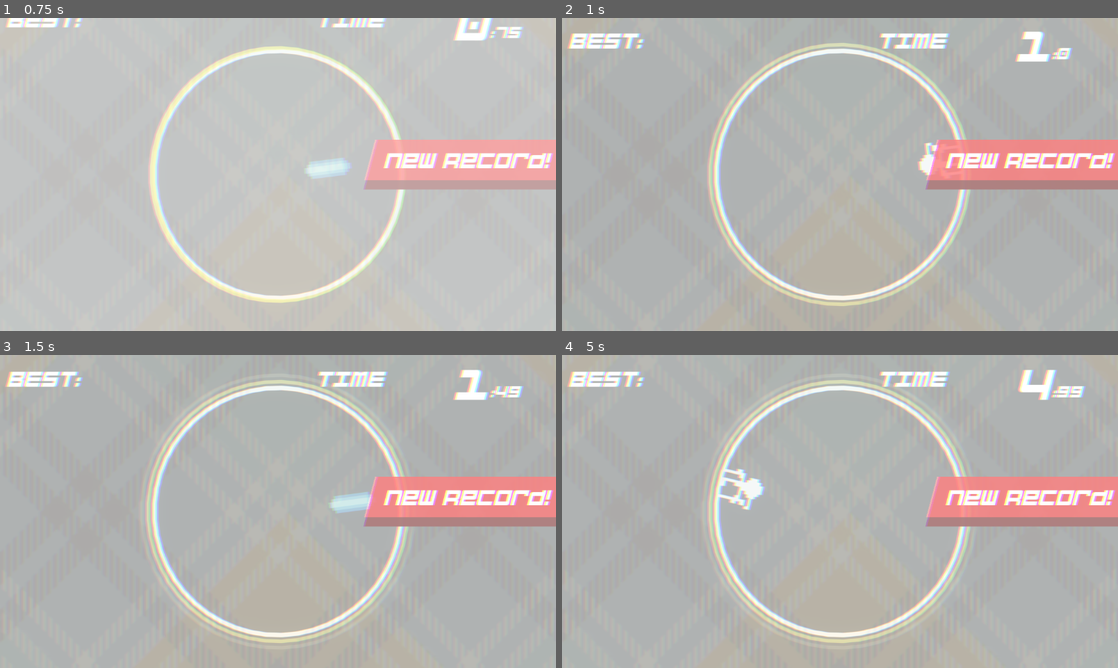
Above: before the commit, frames 1-4 (two rows, left to right).
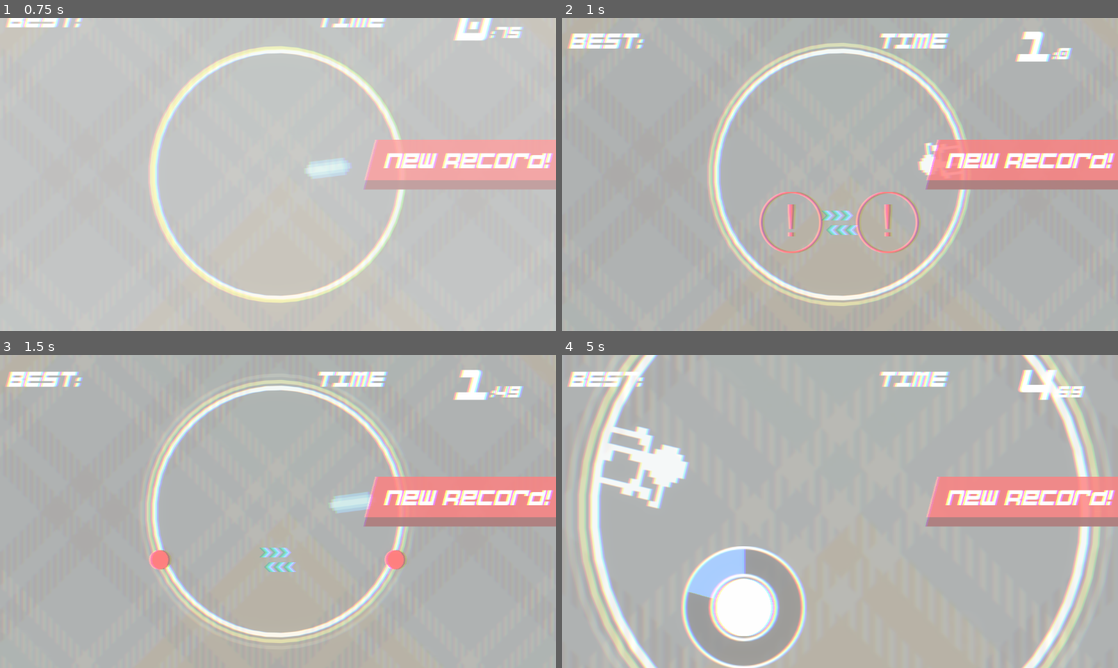
Above: after the commit, the same moments.

Repository: jokw1228/Slay_The_Circle
Game: Godot game, scene res://scenes/rooms/RoomTest/RoomTest.tscn
Two runs of this game, one before a commit and one after it. Both use one fixed random seed, a clock stepped at 60 frames per second and the inputs below. This scene is started directly instead of the project's main scene. Sound files missing from this copy of the repository are replaced by a short silence.
Inputs (mouse positions are in pixels of both pictures, inside the frame that each line leads up to):
- Up to frame 1 (0.75 s): move the mouse to (400, 158) at 0.52 s; click (400, 158) at 0.67 s
- Up to frame 2 (1 s): no input
- Up to frame 3 (1.5 s): move the mouse to (166, 527) at 1.27 s; click (166, 527) at 1.42 s
- Up to frame 4 (5 s): move the mouse to (895, 442) at 2.02 s; click (895, 442) at 2.17 s; move the mouse to (812, 574) at 2.77 s; click (812, 574) at 2.92 s; move the mouse to (1006, 558) at 3.52 s; click (1006, 558) at 3.67 s; move the mouse to (673, 464) at 4.27 s; click (673, 464) at 4.42 s

Frame 1 is identical in both runs. In frame 2, 1.4% of the frame differs, in the area x 35-65%, y 55-76%; in frame 3, 0.7%; in frame 4, 19%, in the area x 2-97%, y 0-100%.
Error before the commit: Cannot call method 'instantiate' on a null value. (res://scenes/playingfield/PlayingField.gd:37)

Commit message:
BombLink 생성 함수 구현

Diff:
--- a/scenes/bombgenerators/BombGenerator.gd
+++ b/scenes/bombgenerators/BombGenerator.gd
@@ -15,9 +15,17 @@
 @export var RotationSpeedUpBomb_warning_scene: PackedScene
 @export var GameSpeedUpBomb_warning_scene: PackedScene
 
+@export var bomb_link: PackedScene
+
 
 func _ready():
-	print("BombGenerator Loaded")
+	#print("BombGenerator Loaded")
+	pass
+
+
+func add_bomb(bomb_instance: Bomb, waiting_time: float):
+	await get_tree().create_timer(waiting_time).timeout
+	get_tree().current_scene.add_child(bomb_instance)
 
 
 func create_normal_bomb(bomb_position: Vector2, warning_time: float, bomb_time: float):
@@ -30,8 +38,8 @@
 	timer.set_time = bomb_time
 
 	get_tree().current_scene.add_child(inst2)
-	await get_tree().create_timer(warning_time).timeout
-	get_tree().current_scene.add_child(inst)
+	add_bomb(inst, warning_time)
+	return inst
 
 
 func create_hazard_bomb(bomb_position: Vector2, warning_time: float, bomb_time: float):
@@ -44,8 +52,9 @@
 	timer.set_time = bomb_time
 
 	get_tree().current_scene.add_child(inst2)
-	await get_tree().create_timer(warning_time).timeout
-	get_tree().current_scene.add_child(inst)
+	add_bomb(inst, warning_time)
+	return inst
+	# 이건 link가 필요 없지 않나요? ㅋㅋㅋ
 
 
 func create_numeric_bomb(bomb_position: Vector2, warning_time: float, bomb_time: float, bomb_id: int):
@@ -59,8 +68,8 @@
 	inst.id = bomb_id
 
 	get_tree().current_scene.add_child(inst2)
-	await get_tree().create_timer(warning_time).timeout
-	get_tree().current_scene.add_child(inst)
+	add_bomb(inst, warning_time)
+	return inst
 
 
 func create_rotationinversion_bomb(bomb_position: Vector2, warning_time: float, bomb_time: float):
@@ -73,8 +82,8 @@
 	timer.set_time = bomb_time
 
 	get_tree().current_scene.add_child(inst2)
-	await get_tree().create_timer(warning_time).timeout
-	get_tree().current_scene.add_child(inst)
+	add_bomb(inst, warning_time)
+	return inst
 
 
 func create_rotationspeedup_bomb(bomb_position: Vector2, warning_time: float, bomb_time: float, speed_up_value: float):
@@ -88,8 +97,8 @@
 	inst.rotation_speed_up_value = speed_up_value
 
 	get_tree().current_scene.add_child(inst2)
-	await get_tree().create_timer(warning_time).timeout
-	get_tree().current_scene.add_child(inst)
+	add_bomb(inst, warning_time)
+	return inst
 
 
 func create_gamespeedup_bomb(bomb_position: Vector2, warning_time: float, bomb_time: float, speed_up_value: float):
@@ -103,5 +112,11 @@
 	inst.game_speed_up_value = speed_up_value
 
 	get_tree().current_scene.add_child(inst2)
-	await get_tree().create_timer(warning_time).timeout
-	get_tree().current_scene.add_child(inst)
+	add_bomb(inst, warning_time)
+	return inst
+
+
+func create_bomb_link(bomb1: Bomb, bomb2: Bomb):
+	var link = bomb_link.instantiate()
+	link.set_child_bombs(bomb1, bomb2)
+	get_tree().current_scene.add_child(link)
--- a/scenes/bombgenerators/KiyongBombGenerator.gd
+++ b/scenes/bombgenerators/KiyongBombGenerator.gd
@@ -8,5 +8,6 @@
 
 
 func pattern1():
-	create_normal_bomb(Vector2(-100, 100), 2, 3)
-	# add pattern
+	var bomb1 = create_normal_bomb(Vector2(-100, 100), 2, 3)
+	var bomb2 = create_normal_bomb(Vector2(100, 100), 2, 3)
+	create_bomb_link(bomb1, bomb2)
--- a/scenes/bombgenerators/KiyongBombGenerator.tscn
+++ b/scenes/bombgenerators/KiyongBombGenerator.tscn
@@ -8,6 +8,12 @@
 [ext_resource type="PackedScene" uid="uid://1ohs6nj2dm33" path="res://scenes/bombs/RotationSpeedUpBomb.tscn" id="6_2cv3v"]
 [ext_resource type="PackedScene" uid="uid://cr4l7m2i6dxl" path="res://scenes/bombs/GameSpeedUpBomb.tscn" id="7_bnyfl"]
 [ext_resource type="PackedScene" uid="uid://b88otl67w25a2" path="res://scenes/warnings/NormalBombWarning.tscn" id="8_5qnel"]
+[ext_resource type="PackedScene" uid="uid://fdhauxo6f7gq" path="res://scenes/warnings/HazardBombWarning.tscn" id="9_t8t0k"]
+[ext_resource type="PackedScene" uid="uid://dn8hj3t4klarb" path="res://scenes/warnings/NumericBombWarning.tscn" id="10_h6iny"]
+[ext_resource type="PackedScene" uid="uid://4wbytvc753ff" path="res://scenes/warnings/RotationInversionBombWarning.tscn" id="11_0lvod"]
+[ext_resource type="PackedScene" uid="uid://cg0il84hq0n8m" path="res://scenes/warnings/RotationSpeedUpBombWarning.tscn" id="12_ogliy"]
+[ext_resource type="PackedScene" uid="uid://dod3xtkvnfwuq" path="res://scenes/warnings/GameSpeedUpBombWarning.tscn" id="13_frej1"]
+[ext_resource type="PackedScene" uid="uid://5hmqv8rxk05i" path="res://scenes/bombs/BombLink.tscn" id="14_j4x11"]
 
 [node name="KiyongBombGenerator" type="Node2D"]
 script = ExtResource("1_d7nhh")
@@ -18,3 +24,9 @@
 RotationSpeedUpBomb_scene = ExtResource("6_2cv3v")
 GameSpeedUpBomb_scene = ExtResource("7_bnyfl")
 Normalbomb_warning_scene = ExtResource("8_5qnel")
+HazardBomb_warning_scene = ExtResource("9_t8t0k")
+NumericBomb_warning_scene = ExtResource("10_h6iny")
+RotationInversionBomb_warning_scene = ExtResource("11_0lvod")
+RotationSpeedUpBomb_warning_scene = ExtResource("12_ogliy")
+GameSpeedUpBomb_warning_scene = ExtResource("13_frej1")
+bomb_link = ExtResource("14_j4x11")
--- a/scenes/bombs/BombLink.gd
+++ b/scenes/bombs/BombLink.gd
@@ -11,8 +11,6 @@
 func set_child_bombs(b1: Bomb, b2: Bomb):
 	bomb1 = b1
 	bomb2 = b2
-	add_child(bomb1)
-	add_child(bomb2)
 	num_child_bombs = 2
 	bomb1.player_body_entered.connect(on_bomb_slayed)
 	bomb2.player_body_entered.connect(on_bomb_slayed)
--- a/scenes/rooms/RoomTest/RoomTest.tscn
+++ b/scenes/rooms/RoomTest/RoomTest.tscn
@@ -1,7 +1,9 @@
-[gd_scene load_steps=2 format=3 uid="uid://i31oljejy0t3"]
+[gd_scene load_steps=3 format=3 uid="uid://i31oljejy0t3"]
 
+[ext_resource type="PackedScene" uid="uid://d0ee8kj7eehrb" path="res://scenes/bombgenerators/KiyongBombGenerator.tscn" id="2_saqrn"]
 [ext_resource type="PackedScene" uid="uid://dntg6argh8n3n" path="res://scenes/playingfield/PlayingField.tscn" id="2_xnsv4"]
 
 [node name="RoomTest" type="Node2D"]
 
 [node name="PlayingField" parent="." instance=ExtResource("2_xnsv4")]
+BombGenerator_scene = ExtResource("2_saqrn")
Not shown: 1 places in scenes/bombgenerators/KiyongBombGenerator.tscn that only renumber resources
